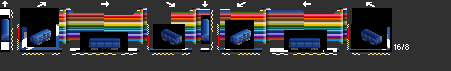
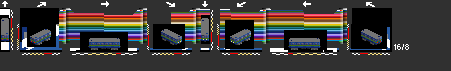
Revision of a layered w=451, h=71 image; what changed, layer by layer:
showed "C1lights", moved it above "C1sl", painted on it over [2, 39, 381, 43]
showed "C1roof", moved it above "C1ss" over [2, 20, 380, 41]
showed "C1ss", moved it above "C1", painted on it over [1, 18, 382, 46]
painted on "C1" over [32, 38, 380, 42]
